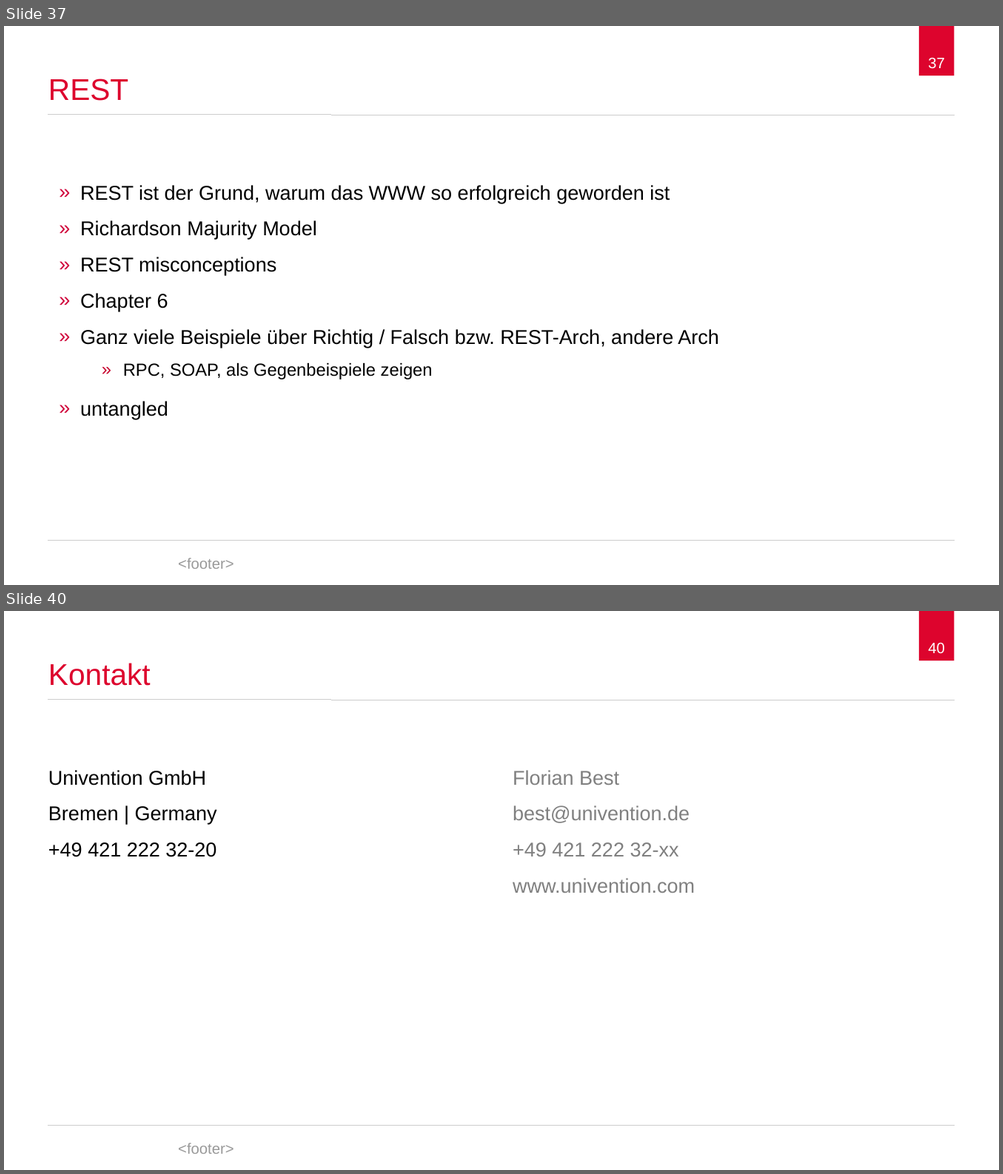
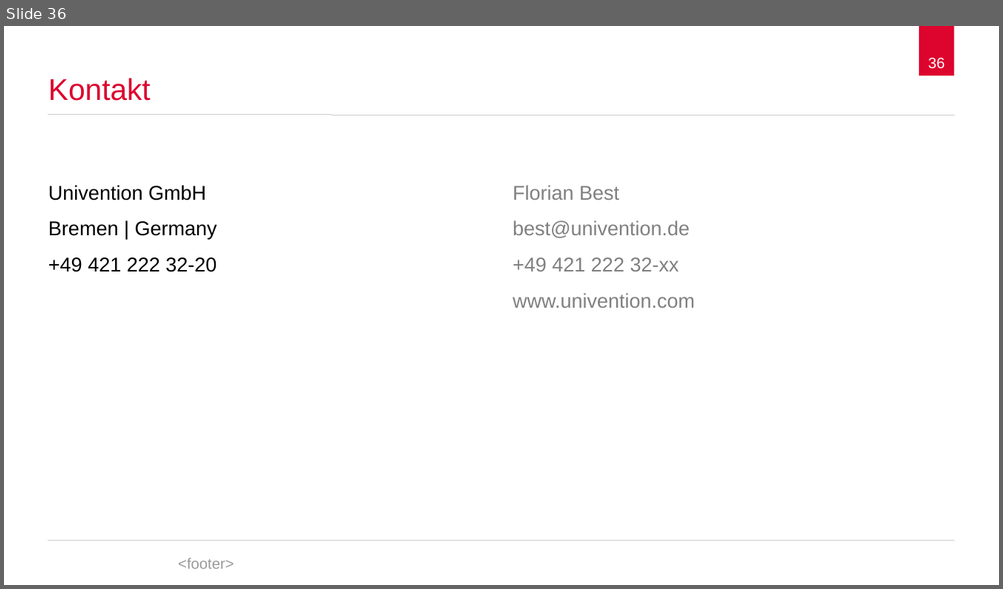
Before and after one commit to spaceone/presentations, a slide deck: representational-state-transfer/representational-state-transfer.odp. Shown one above the other, each under a label of ours: slides 37 and 40 before the commit, slide 36 after it; the slides between them are not shown. The pictures are 1003x1174 and 1003x589 pixels, drawn with LibreOffice and Linux fonts; fonts in the diff are those of the drawing; background and template pictures are left out. Boxes give left, top, right and bottom in pixels: in the first picture for what was removed or moved away, otherwise in the second. Text is boxed around its words. In the diff, an @@ line names an element or a change of style, - is before the commit and + after.

```diff
--- a/representational-state-transfer/representational-state-transfer.odp
+++ b/representational-state-transfer/representational-state-transfer.odp
@@ slide 37 removed at (4, 26, 999, 585), background #FFFFFF; not listed: 5 template elements that a slide beside it also shows @@
@@ title removed at (48, 79, 128, 101) @@
-REST
@@ text removed at (80, 185, 719, 420) @@
-» REST ist der Grund, warum das WWW so erfolgreich geworden ist
-» Richardson Majurity Model
-» REST misconceptions
-» Chapter 6
-» Ganz viele Beispiele über Richtig / Falsch bzw. REST-Arch, andere Arch
-    » RPC, SOAP, als Gegenbeispiele zeigen
-» untangled
@@ what was slide 40 is now slide 36 @@
@@ page number at (928, 58, 945, 69): text changed @@
-40
+36
```
Also in this commit, not shown: 10 slides changed, 5 slides added, 8 other slides removed, 3 other files.
